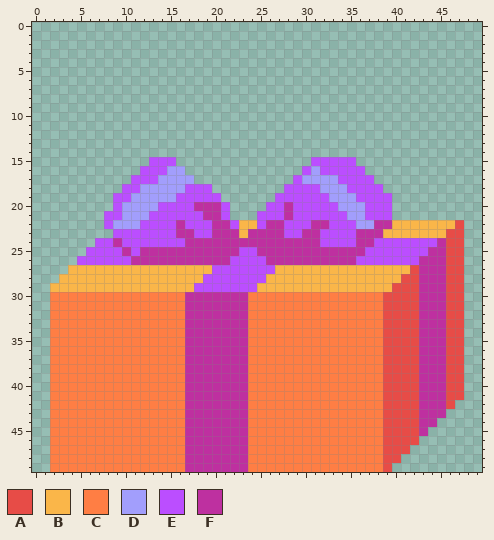
Edited in one commit: pixel-art sprite (happy-birthday-tyler-2023/cg-gift-5.png). The picture above is the old version.
The file is 50x50 pixels. Colours within 5 levels of each other are drawn and written as one.
Palette (. is transparent): A #e74c47  B #fab649  C #ff7e44  D #a29efc  E #bb4eff  F #be30a0
Pixels before (only the part around the change), first column x 0:
 2 ..................................................
 3 ..................................................
 4 ..................................................
 5 ..................................................
 6 ..................................................
 7 ..................................................
 8 ..................................................
 9 ..................................................
10 ..................................................
11 ..................................................
12 ..................................................
13 ..................................................
14 ..................................................
15 .............EEE...............EEEEE..............
16 ............EEEDD.............EDEEEEE.............
17 ...........EEEDDDD...........EDDDDEEEE............
18 ..........EEDDDDDEEE........EEEEDDDEEEE...........
19 .........EEDDDDDEEEEE......EEEEEEDDDEEEE..........
20 .........EDDDDEEEEFFFE....EEFEEEEEDDDEEE..........
21 ........EEDDDEEEEEEFFE...EEEFEEEEEEDDEEE..........
22 ........EDDDEEEEFEEEFFEBBEFFEEEFFEEEDDFFBBBBBBBA..
23 .........EEEEEEEFFEEFFFBFFFFEEFFEEEEFFFBBBBBBBAA..
24 .......EEFEEEEEEEFFFFFFFFFFFFFFFEEEEFFEEEEEEEFAA..
25 ......EEEEFEFFFFFFFFFFFEEFFFFFFFFFFFFEEEEEEEFFAA..
26 .....EEEEEEFFFFFFFFFFFEEEEFFFFFFFFFFEEEEEEEFFFAA..
27 ....BBBBBBBBBBBBBBBBEEEEEEEBBBBBBBBBBBBBBBAFFFAA..
28 ...BBBBBBBBBBBBBBBBEEEEEEEBBBBBBBBBBBBBBBAAFFFAA..
29 ..BBBBBBBBBBBBBBBBEEEEEEEBBBBBBBBBBBBBBBAAAFFFAA..
30 ..CCCCCCCCCCCCCCCFFFFFFFCCCCCCCCCCCCCCCAAAAFFFAA..
31 ..CCCCCCCCCCCCCCCFFFFFFFCCCCCCCCCCCCCCCAAAAFFFAA..
32 ..CCCCCCCCCCCCCCCFFFFFFFCCCCCCCCCCCCCCCAAAAFFFAA..
33 ..CCCCCCCCCCCCCCCFFFFFFFCCCCCCCCCCCCCCCAAAAFFFAA..
34 ..CCCCCCCCCCCCCCCFFFFFFFCCCCCCCCCCCCCCCAAAAFFFAA..
35 ..CCCCCCCCCCCCCCCFFFFFFFCCCCCCCCCCCCCCCAAAAFFFAA..
36 ..CCCCCCCCCCCCCCCFFFFFFFCCCCCCCCCCCCCCCAAAAFFFAA..
37 ..CCCCCCCCCCCCCCCFFFFFFFCCCCCCCCCCCCCCCAAAAFFFAA..
38 ..CCCCCCCCCCCCCCCFFFFFFFCCCCCCCCCCCCCCCAAAAFFFAA..
39 ..CCCCCCCCCCCCCCCFFFFFFFCCCCCCCCCCCCCCCAAAAFFFAA..
40 ..CCCCCCCCCCCCCCCFFFFFFFCCCCCCCCCCCCCCCAAAAFFFAA..
41 ..CCCCCCCCCCCCCCCFFFFFFFCCCCCCCCCCCCCCCAAAAFFFAA..
42 ..CCCCCCCCCCCCCCCFFFFFFFCCCCCCCCCCCCCCCAAAAFFFA...
43 ..CCCCCCCCCCCCCCCFFFFFFFCCCCCCCCCCCCCCCAAAAFFF....
44 ..CCCCCCCCCCCCCCCFFFFFFFCCCCCCCCCCCCCCCAAAAFF.....
45 ..CCCCCCCCCCCCCCCFFFFFFFCCCCCCCCCCCCCCCAAAAF......
46 ..CCCCCCCCCCCCCCCFFFFFFFCCCCCCCCCCCCCCCAAAA.......
47 ..CCCCCCCCCCCCCCCFFFFFFFCCCCCCCCCCCCCCCAAA........
48 ..CCCCCCCCCCCCCCCFFFFFFFCCCCCCCCCCCCCCCAA.........
49 ..CCCCCCCCCCCCCCCFFFFFFFCCCCCCCCCCCCCCCA..........
Once edited:
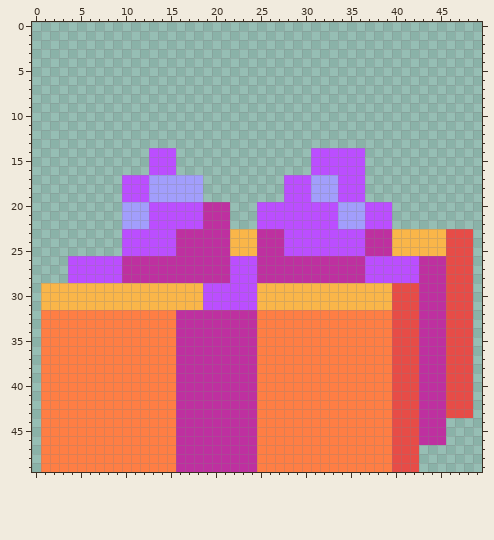
Log entry: gifts pixelate update
Difference:
Changed rows in their new state; - is an unchanged pixel.
first column x 1:
14 ------------EEE---------------EEEEEE------------
15 -----------------------------------E------------
16 -----------.--E.-------------.E-----------------
17 ---------E--D----D---------E-E------.-----------
18 -----------E----DD.-----------D--E--..----------
19 --------.-EE---DDD..------.---DD-EE-...---------
20 --------.---E----E--F---E--E--------------------
21 -------..-----------F------E-----D--------------
22 -------..--D---E--F--...-EE---EE-DD-EEE........-
23 --------.--------FF--B-B-----EE----E--F--------A
24 ------...------F-----BBB---EEEE----E-FFBBBBBB--A
25 -----....E-EEEE------BBB---EEEEEEEEEFFFBBBBBB--A
26 ---E-----F--------------F----------F-----------A
27 ---EEEEEEFFFFFFFFFFFF---FFFFFFFFFFFFEEEEEE-----A
28 --.EEEEEEFFFFFFFFFFFF---FFFFFFFFFFFFEEEEEE-----A
29 B----------------B-----------------------------A
30 BBBBBBBBBBBBBBBBBBEEEEEEBBBBBBBBBBBBBBB--------A
31 BBBBBBBBBBBBBBBBBBEEEEEEBBBBBBBBBBBBBBB--------A
32 C--------------F-------F--------------C--------A
33 C--------------F-------F--------------C--------A
34 C--------------F-------F--------------C--------A
35 C--------------F-------F--------------C--------A
36 C--------------F-------F--------------C--------A
37 C--------------F-------F--------------C--------A
38 C--------------F-------F--------------C--------A
39 C--------------F-------F--------------C--------A
40 C--------------F-------F--------------C--------A
41 C--------------F-------F--------------C--------A
42 C--------------F-------F--------------C-------AA
43 C--------------F-------F--------------C------AAA
44 C--------------F-------F--------------C-----F---
45 C--------------F-------F--------------C----FF---
46 C--------------F-------F--------------C---FFF---
47 C--------------F-------F--------------C--A------
48 C--------------F-------F--------------C-AA------
49 C--------------F-------F--------------CAAA------
Pixel boxes of the changes (left, top, right, bottom) in both pictures:
changed: (41, 148, 473, 472)
